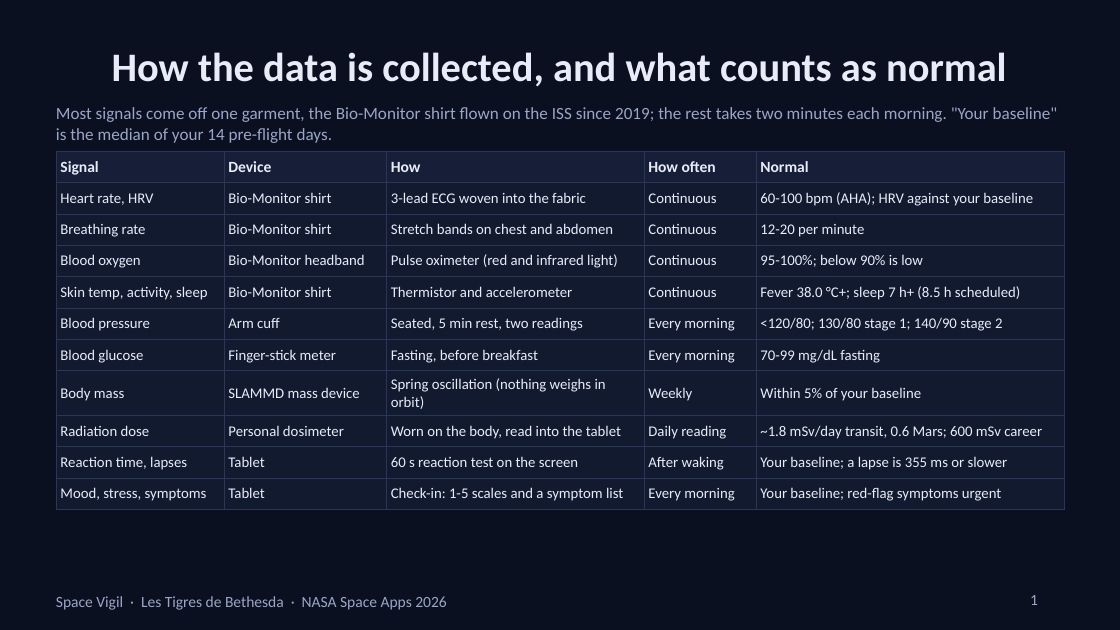
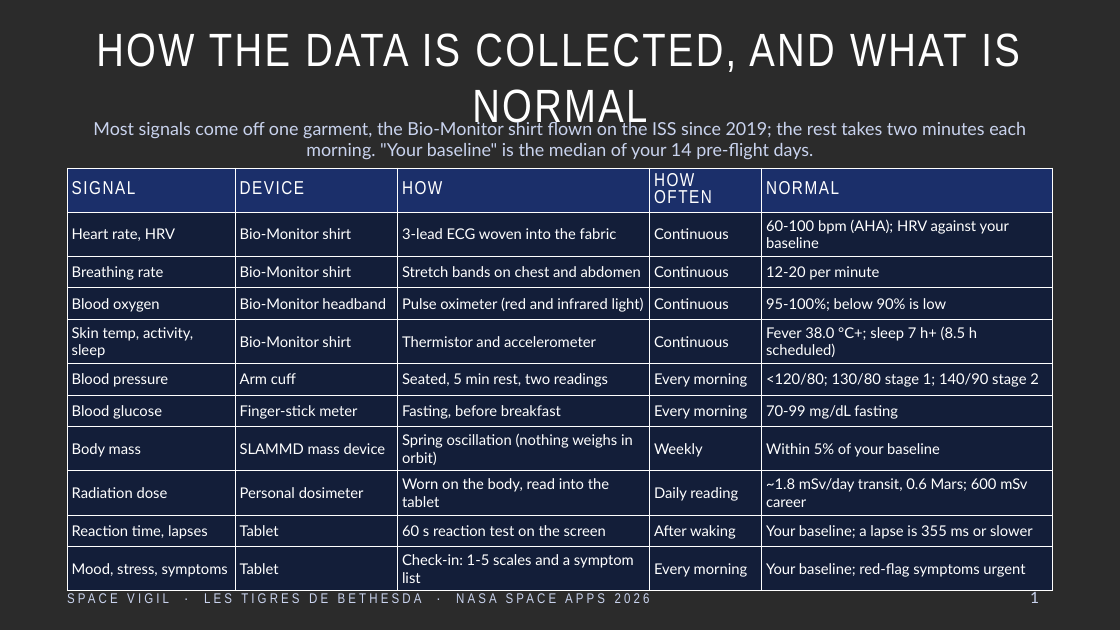
Before and after one commit to victor-andiazabal/victor-andiazabal, a slide deck: slide 1 of vigil/docs/SpaceVigil-how-it-works.pptx. Drawn at 1120x630 pixels with LibreOffice and Linux fonts; fonts in the diff are those of the drawing; background and template pictures are left out; a plain dark background stands for a picture behind light text. Boxes give left, top, right and bottom in pixels: in the first picture for what was removed or moved away, otherwise in the second. Text is boxed around its words. In the diff, an @@ line names an element or a change of style, - is before the commit and + after.

```diff
--- a/vigil/docs/SpaceVigil-how-it-works.pptx
+++ b/vigil/docs/SpaceVigil-how-it-works.pptx
@@ background #0B1020 to picture (left out) @@
@@ title at bbox=[96, 33, 1019, 131]: text changed; size 26 to 30 pt; font Calibri to Arial Narrow; text colour #E8ECF8 to #FFFFFF; bold off @@
-How the data is collected, and what counts as normal
+HOW THE DATA IS COLLECTED, AND WHAT IS NORMAL
@@ text "Most signals come off one ...": place and size @@
-text "Most signals come off one ..." at bbox=[56, 107, 1058, 143]
+text "Most signals come off one ..." at bbox=[93, 120, 1026, 160]
@@ text "Most signals come off one ..." at bbox=[93, 120, 1026, 160]: size 11 to 11.5 pt, font Calibri to Lato, text colour #9AA6C8 to #C9D3EE; alignment left to centre; more space between paragraphs; vertical alignment middle to top @@
@@ table at bbox=[67, 168, 1053, 587] @@
-row 1: Signal | Device | How | How often | Normal
+row 1: SIGNAL | DEVICE | HOW | HOW OFTEN | NORMAL
@@ fill #171F38 to #1B2F6A in row 1 @@
@@ fill #121A30 to #0B1A3F at 75% opacity in 50 cells @@
@@ font Calibri to Lato, text colour #E8ECF8 to #FFFFFF @@
@@ borders changed @@
@@ table: place and size @@
-table at bbox=[56, 151, 1064, 505]
+table at bbox=[67, 168, 1053, 587]
@@ text at bbox=[204, 593, 422, 603]: text changed; size 10 to 9 pt; font Calibri to Arial Narrow; text colour #9AA6C8 to #C9D3EE @@
-Space Vigil · Les Tigres de Bethesda · NASA Space Apps 2026
+SPACE VIGIL · LES TIGRES DE BETHESDA · NASA SPACE APPS 2026
@@ page number at bbox=[1030, 590, 1039, 603]: font Calibri to Lato, text colour #9AA6C8 to #C9D3EE @@
```
Also in this commit, not shown: 1 other slide changed, 4 other files.
